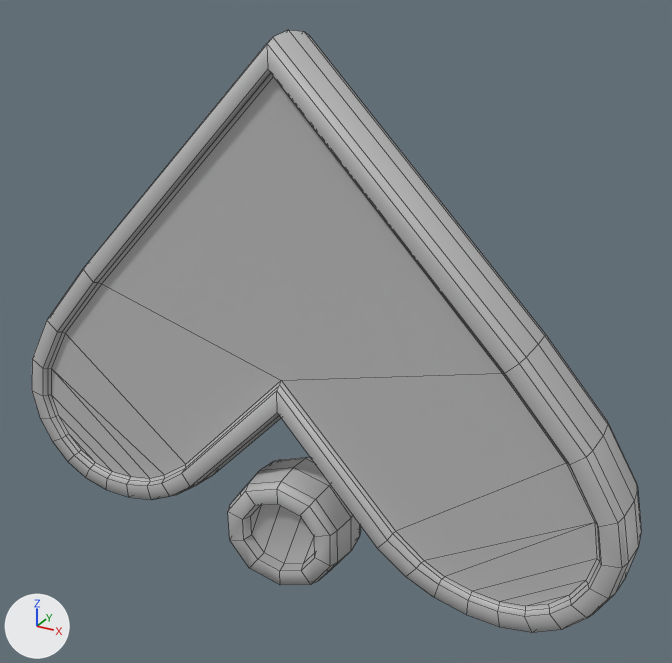
What one commit did to the FBX model DIG4720C-RhythmGame/Assets/FBX/FinalFBX/Pats_Note.fbx.
One viewpoint serves both versions: a camera (50 mm lens) standing at (0.725, -1.52, 0.777) and looking at (0.065, -0.321, 0.177). Arrows for +X, +Y and +Z are at lower left; the lights stay in place. Mesh edges are drawn as thin lines. Where no turn or scale is listed for an object, it has been applied to the vertices.

Objects in the first picture: 'ArrowMesh'.
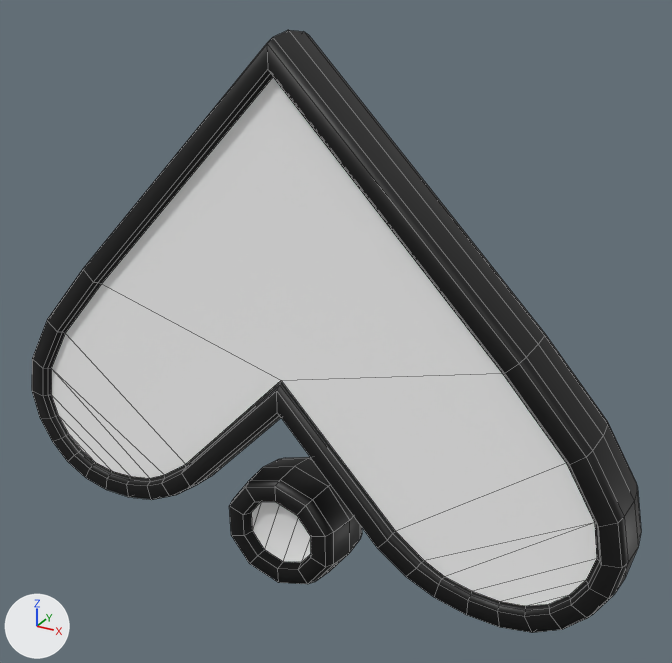
Edits to the bpy script that builds the scene:
```text
Add img_huminoidtest_png:
    img_huminoidtest_png = load_image('HuminoidTest.png', '_unpacked/HuminoidTest.png', 1024, 1024, 'sRGB')
Change mat_lambert2:
    remove mat_lambert2.base_color = (0.5, 0.5, 0.5)  # grey #bcbcbc
    add mat_lambert2.texture = img_huminoidtest_png  # with its transparency
Change me_mesh:
    used by ob_arrowmesh; location = (0.011, -0.352, 0.114)
    remove me_mesh.from_pydata(...)  # 408 vertices, 412 faces; spans x -0.572..0.563, y -0.073..0.064, z -0.41..0.525
    add me_mesh.from_pydata(...)  # 408 vertices, 412 faces; spans x -0.572..0.563, y -0.062..0.058, z -0.41..0.525
    me_mesh part 1: the loose piece of 100 vertices spanning x -0.114..0.096, y -0.073..0.064, z -0.41..-0.189 is turned -6 degrees about the z axis through its middle, then moved by (0.0, 0.004, 0.0)
    me_mesh part 2: texture (UV) coordinates of 412 of 412 faces, centred in x -0.564..0.555, y -0.071..0.062, z -0.397..0.324, changed; they spanned u 0.01..0.95, v 0.03..0.96 and now span u 0.0..0.06, v 0.0..0.06
```

Where the change shows, as pixel boxes (x1, y1, x2, y2) in the pictures (672 x 663 px; the box of a moved part takes in the faces that stretch with it):
'ArrowMesh', surface changed, reshaped
    both: (32, 30, 641, 633)
part 1 of me_mesh, moved or reshaped
    before: (228, 457, 361, 585)
    after: (229, 457, 362, 584)
part 2 of me_mesh, surface changed
    both: (32, 30, 641, 633)
